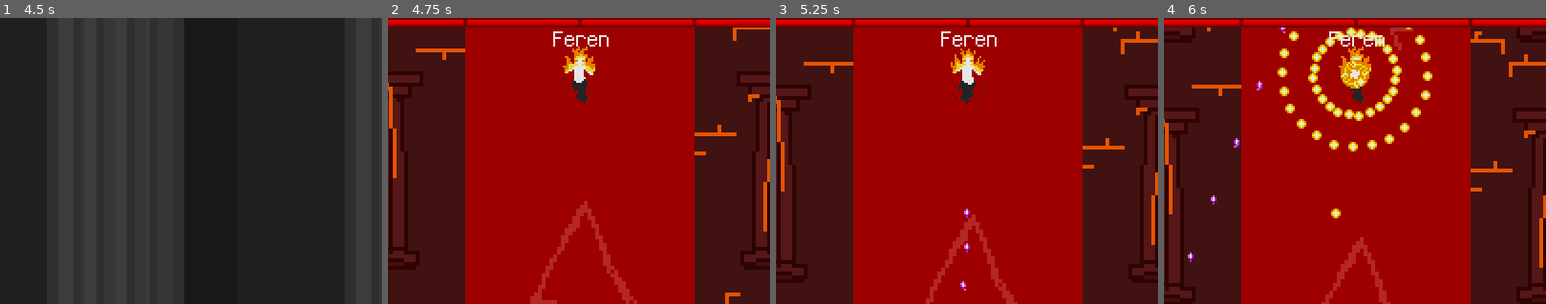
Above: before the commit, frames 1-4 (left to right).
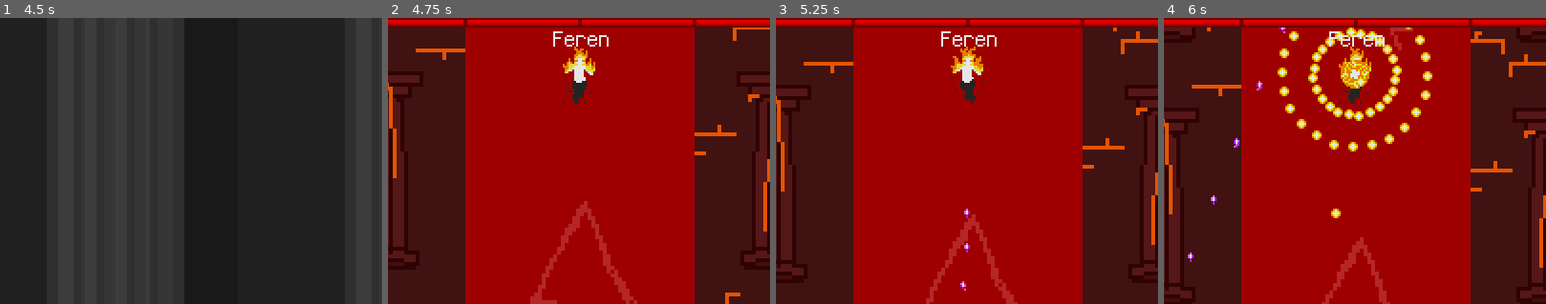
Above: after the commit, the same moments.

Repository: Voltinus/rimu
Game: Godot game, scene res://levels/LanguageSelector/LanguageSelector.tscn
Same seed, same stepped clock (60 frames per second), same inputs: the game is played once before the commit and once after it.
Inputs (mouse positions are % of the whole screen's width and height, from its top left):
- Up to frame 1 (4.5 s): click (50, 37) at 0.5 s; click "New game" at 1.25 s; tap Enter (dialogue_skip) at 2, 3.5 s; move the mouse to (72, 45) at 2.02 s; hold D (move_right) 2.03-2.78 s; click (72, 45) at 2.17 s; tap Space at 2.75, 4.25 s; move the mouse to (30, 55) at 2.77 s; hold S (move_down) 2.78-3.53 s; move the mouse to (60, 28) at 3.52 s; hold D (move_right) 3.53-4.28 s; move the mouse to (45, 70) at 4.27 s; hold W (move_up) from 4.28 s (still down); click (45, 70) at 4.42 s
- Up to frame 2 (4.75 s): keep holding W (move_up)
- Up to frame 3 (5.25 s): move the mouse to (80, 65) at 5.02 s; release W (move_up) at 5.03 s; hold A (move_left) from 5.03 s (still down)
- Up to frame 4 (6 s): keep holding A (move_left); move the mouse to (20, 35) at 5.77 s
The pictures show only the part of the screen within x 5-55%, y 0-50%; the shares and areas given below are measured in that part.

Frame 1 is identical in both runs. In frame 2, 0.2% of the frame differs, in the area x 45-55%, y 10-30%; in frame 3, 0.2%; in frame 4, 0.2%.

Commit message:
Tidied up some code

Diff:
--- a/actors/Enemy/Enemy.gd
+++ b/actors/Enemy/Enemy.gd
@@ -71,8 +71,7 @@
 
 const SPEED = 30
 var speed_multilplier: int = 1
-var velocity : Vector2
-var target   = Vector2(60, 20)
+var velocity: Vector2
 
 var target_reached: bool = false
 var delay_finished: bool = false
--- a/actors/Enemy/Enemy.tscn
+++ b/actors/Enemy/Enemy.tscn
@@ -32,39 +32,39 @@
 region = Rect2( 40, 0, 20, 30 )
 
 [sub_resource type="AtlasTexture" id=7]
+atlas = ExtResource( 1 )
+region = Rect2( 0, 0, 20, 30 )
+
+[sub_resource type="AtlasTexture" id=8]
+atlas = ExtResource( 1 )
+region = Rect2( 20, 0, 20, 30 )
+
+[sub_resource type="AtlasTexture" id=9]
+atlas = ExtResource( 1 )
+region = Rect2( 40, 0, 20, 30 )
+
+[sub_resource type="AtlasTexture" id=10]
 atlas = ExtResource( 4 )
 region = Rect2( 0, 0, 20, 30 )
 
-[sub_resource type="AtlasTexture" id=8]
+[sub_resource type="AtlasTexture" id=11]
 atlas = ExtResource( 4 )
 region = Rect2( 20, 0, 20, 30 )
 
-[sub_resource type="AtlasTexture" id=9]
+[sub_resource type="AtlasTexture" id=12]
 atlas = ExtResource( 4 )
 region = Rect2( 40, 0, 20, 30 )
 
-[sub_resource type="AtlasTexture" id=10]
+[sub_resource type="AtlasTexture" id=13]
 atlas = ExtResource( 6 )
 region = Rect2( 0, 0, 20, 30 )
 
-[sub_resource type="AtlasTexture" id=11]
+[sub_resource type="AtlasTexture" id=14]
 atlas = ExtResource( 6 )
 region = Rect2( 20, 0, 20, 30 )
 
-[sub_resource type="AtlasTexture" id=12]
+[sub_resource type="AtlasTexture" id=15]
 atlas = ExtResource( 6 )
-region = Rect2( 40, 0, 20, 30 )
-
-[sub_resource type="AtlasTexture" id=13]
-atlas = ExtResource( 1 )
-region = Rect2( 0, 0, 20, 30 )
-
-[sub_resource type="AtlasTexture" id=14]
-atlas = ExtResource( 1 )
-region = Rect2( 20, 0, 20, 30 )
-
-[sub_resource type="AtlasTexture" id=15]
-atlas = ExtResource( 1 )
 region = Rect2( 40, 0, 20, 30 )
 
 [sub_resource type="SpriteFrames" id=16]
@@ -81,17 +81,17 @@
 }, {
 "frames": [ SubResource( 7 ), SubResource( 8 ), SubResource( 9 ) ],
 "loop": true,
-"name": "earth",
+"name": "fire",
 "speed": 5.0
 }, {
 "frames": [ SubResource( 10 ), SubResource( 11 ), SubResource( 12 ) ],
 "loop": true,
-"name": "water",
+"name": "earth",
 "speed": 5.0
 }, {
 "frames": [ SubResource( 13 ), SubResource( 14 ), SubResource( 15 ) ],
 "loop": true,
-"name": "fire",
+"name": "water",
 "speed": 5.0
 } ]
 
@@ -122,7 +122,6 @@
 [node name="AnimatedSprite" type="AnimatedSprite" parent="."]
 frames = SubResource( 16 )
 animation = "fire"
-frame = 2
 playing = true
 
 [node name="CollisionShape2D" type="CollisionShape2D" parent="."]
--- a/levels/Level1Fire/Enemy.gd
+++ b/levels/Level1Fire/Enemy.gd
@@ -36,6 +36,7 @@
 		{ "callback": "spawn_lava_walls" },
 		{ "label": "start" },
 		{ "callback": "triple_maze" },
+		{ "callback": "fire_lines" },
 		{ "next": "start" },
 	]
 
--- a/levels/Level1Fire/Level1Fire.gd
+++ b/levels/Level1Fire/Level1Fire.gd
@@ -1,10 +1,8 @@
 extends "res://templates/Level/Level.gd"
 
-export var lava_walls : Resource = null
 
 func _is_enemy_alive():
 	return ($Game/Enemy as Enemy).alive
 
-
 func _ready():
 	.init("fire")
--- /dev/null
+++ b/objects/Book/Book.gd
@@ -0,0 +1,11 @@
+extends Area2D
+
+
+func _ready():
+	pass
+
+func init(_element: String) -> void:
+	pass
+
+func _physics_process(delta: float) -> void:
+	pass
--- /dev/null
+++ b/objects/Book/Book.tscn
@@ -0,0 +1,20 @@
+[gd_scene load_steps=5 format=2]
+
+[ext_resource path="res://objects/Book/pu_books.png" type="Texture" id=1]
+[ext_resource path="res://objects/Book/Book_TurnPage_05.ogg" type="AudioStream" id=2]
+[ext_resource path="res://objects/Book/Book.gd" type="Script" id=3]
+
+[sub_resource type="RectangleShape2D" id=1]
+
+[node name="Book" type="Area2D"]
+script = ExtResource( 3 )
+
+[node name="Sprite" type="Sprite" parent="."]
+texture = ExtResource( 1 )
+hframes = 4
+
+[node name="CollisionShape2D" type="CollisionShape2D" parent="."]
+shape = SubResource( 1 )
+
+[node name="AudioStreamPlayer2D" type="AudioStreamPlayer2D" parent="."]
+stream = ExtResource( 2 )
--- a/project.godot
+++ b/project.godot
@@ -73,6 +73,7 @@
 
 [debug]
 
+gdscript/warnings/unused_class_variable=true
 gdscript/warnings/unsafe_property_access=true
 gdscript/warnings/unsafe_method_access=true
 gdscript/warnings/unsafe_cast=true
Not shown, added: objects/Book/Book_TurnPage_05.ogg.import
Not shown, added: objects/Book/pu_books.png.import
Not shown, added: objects/Rune/pu_runes.png.import
